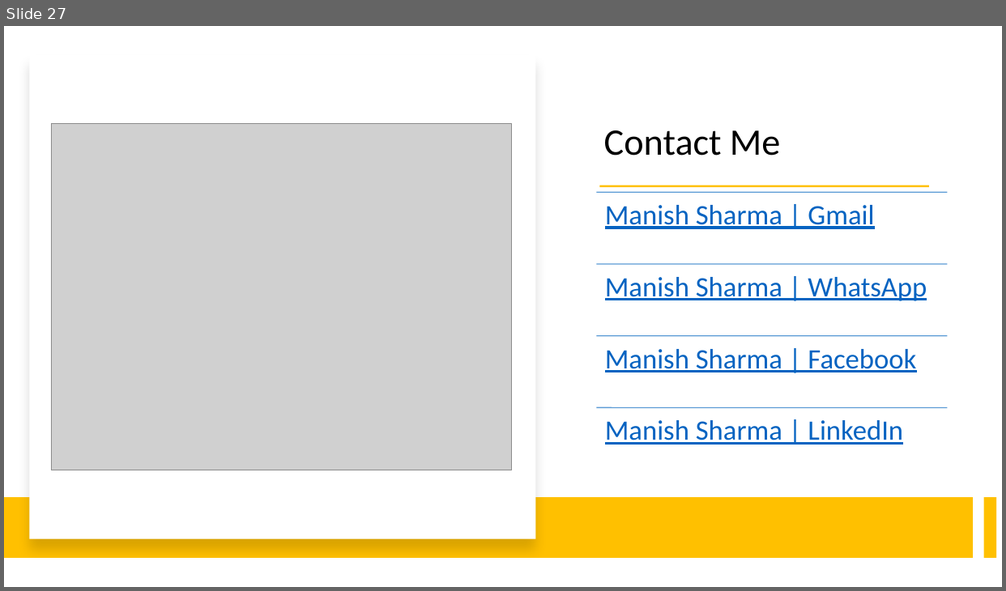
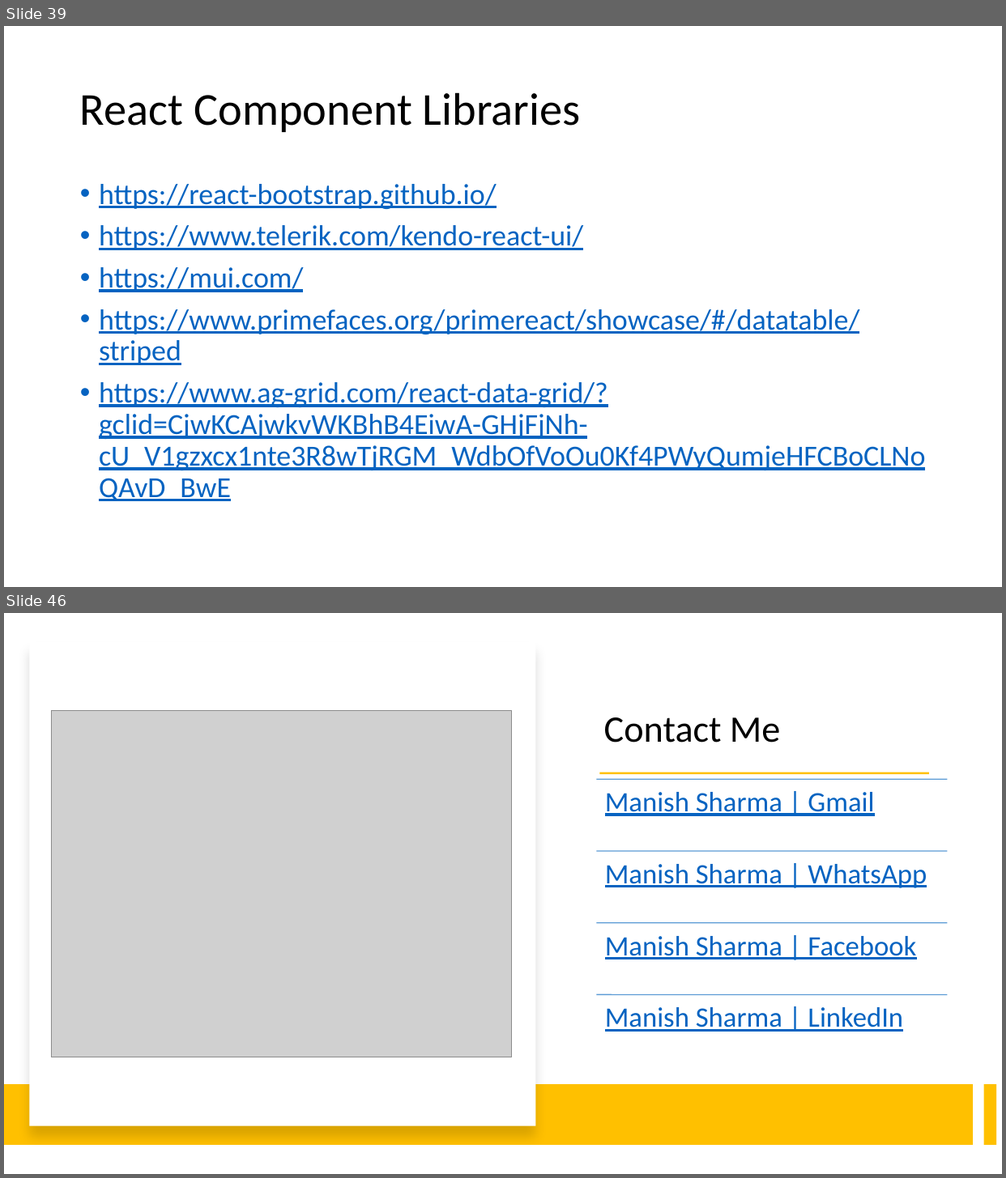
Before and after one commit to manishvbn/ReactJS_Jul22, a slide deck: Notes/React.pptx. Shown one above the other, each under a label of ours: slide 27 before the commit, slides 39 and 46 after it; the slides between them are not shown. The pictures are 1006x591 and 1006x1178 pixels, drawn with LibreOffice and Linux fonts; fonts in the diff are those of the drawing; grey boxes stand for pictures. Boxes give left, top, right and bottom in pixels: in the first picture for what was removed or moved away, otherwise in the second. Text is boxed around its words. In the diff, an @@ line names an element or a change of style, - is before the commit and + after.

```diff
--- a/Notes/React.pptx
+++ b/Notes/React.pptx
@@ slide 39 added at (4, 26, 1002, 587), background #FFFFFF @@
@@ title added at (80, 92, 581, 132), 44 pt, text #000000 @@
+React Component Libraries
@@ text added at (99, 184, 926, 501), 28 pt, text #0563C1, underline @@
+• https://react-bootstrap.github.io/
+• https://www.telerik.com/kendo-react-ui/
+• https://mui.com/
+• https://www.primefaces.org/primereact/showcase/#/datatable/striped
+• https://www.ag-grid.com/react-data-grid/?gclid=CjwKCAjwkvWKBhB4EiwA-GHjFjNh-cU_V1gzxcx1nte3R8wTjRGM_WdbOfVoOu0Kf4PWyQumjeHFCBoCLNoQAvD_BwE
@@ what was slide 27 is now slide 46 @@
```
Also in this commit, not shown: 18 other slides added.
